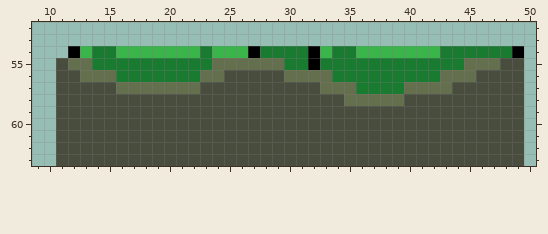
Pixel-art sprite: Sewrage/sprites/spr_player_down_water/layers/b84a7e30-40f5-4bad-8e1c-bd02bdd088b2/530fe8a6-0708-4173-b0dd-4694e1f6c7b0.png. Above is the file before it was changed.
The file is 64x64 pixels. Shown: x 9..50, y 52..63.
The same view after the edit:
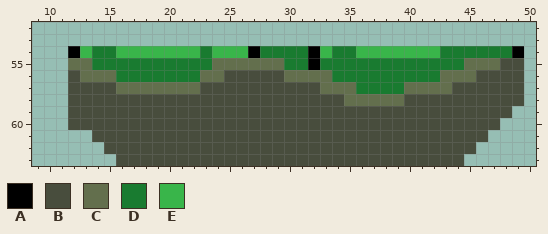
Palette (. is transparent): A #000000  B #484d3d  C #636f4d  D #197b30  E #39b54a
The exact change:
{"y":55,"x":11,"old":"B","new":"."}
{"y":56,"x":11,"old":"B","new":"."}
{"y":57,"x":11,"old":"B","new":"."}
{"y":58,"x":11,"old":"B","new":"."}
{"y":59,"x":11,"old":"B","new":"."}
{"y":59,"x":49,"old":"B","new":"."}
{"y":60,"x":11,"old":"B","new":"."}
{"y":60,"x":48,"old":"BB","new":".."}
{"y":61,"x":11,"old":"BBB","new":"..."}
{"y":61,"x":47,"old":"BBB","new":"..."}
{"y":62,"x":11,"old":"BBBB","new":"...."}
{"y":62,"x":46,"old":"BBBB","new":"...."}
{"y":63,"x":11,"old":"BBBBB","new":"....."}
{"y":63,"x":45,"old":"BBBBB","new":"....."}
{"label":"erased","picture_box":[56,58,116,166]}
{"label":"erased","picture_box":[464,106,524,166]}
